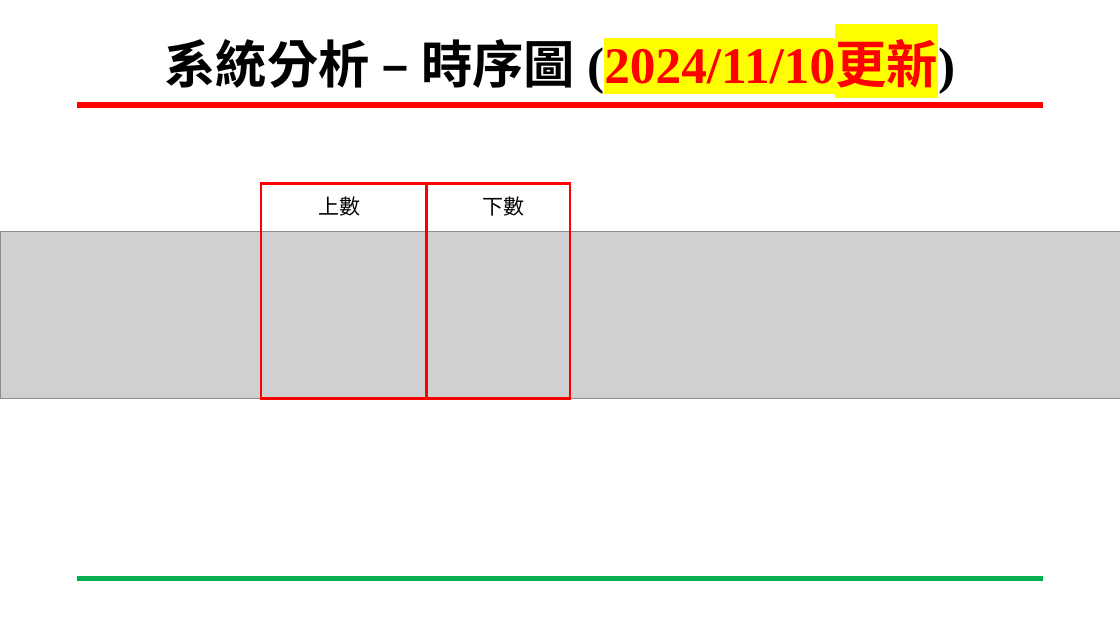
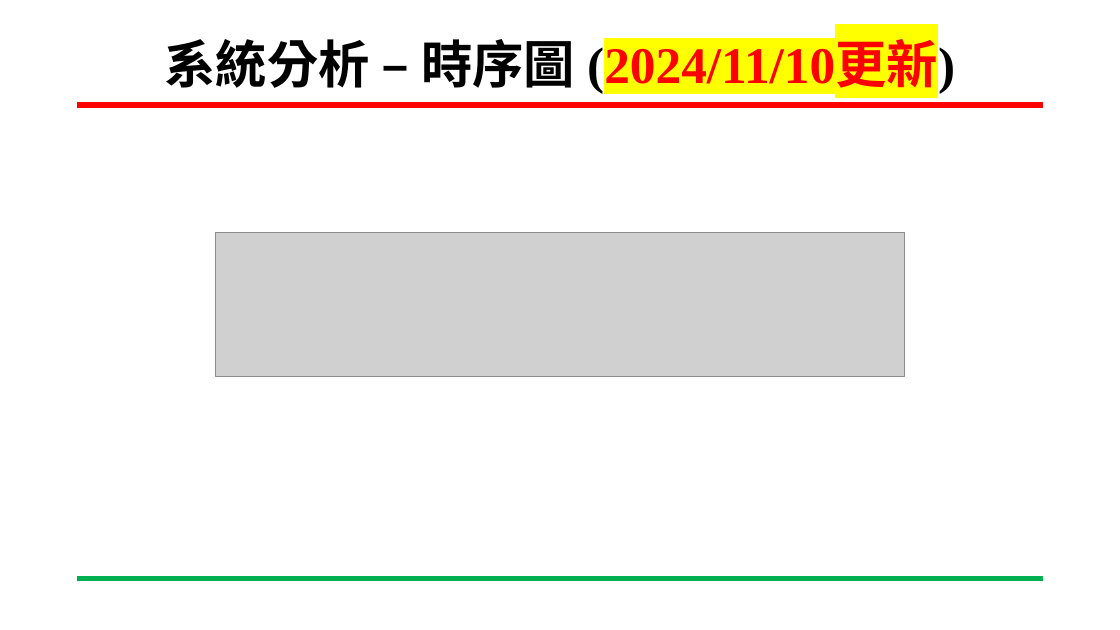
Before and after one commit to wsy0331/SOC_Lab_Exercises, a slide deck: slide 6 of 專案進度報告_吳紹郁_20241121.pptx (slide 9 before the commit). Drawn at 1120x630 pixels with LibreOffice and Linux fonts; fonts in the diff are those of the drawing; grey boxes stand for pictures; background and template pictures are left out. Boxes give left, top, right and bottom in pixels: in the first picture for what was removed or moved away, otherwise in the second. Text is boxed around its words. In the diff, an @@ line names an element or a change of style, - is before the commit and + after.

```diff
--- a/專案進度報告_吳紹郁_20241121.pptx
+++ b/專案進度報告_吳紹郁_20241121.pptx
@@ rectangle removed at [261, 183, 427, 398] @@
@@ text removed at [318, 196, 360, 216] @@
-上數
@@ rectangle removed at [427, 183, 571, 398] @@
@@ text removed at [482, 196, 524, 216] @@
-下數
@@ picture: place and size @@
-picture at [0, 232, 1120, 398]
+picture at [215, 233, 905, 377]
```
Also in this commit, not shown: 4 other slides changed, 10 slides removed, 1 other file.
